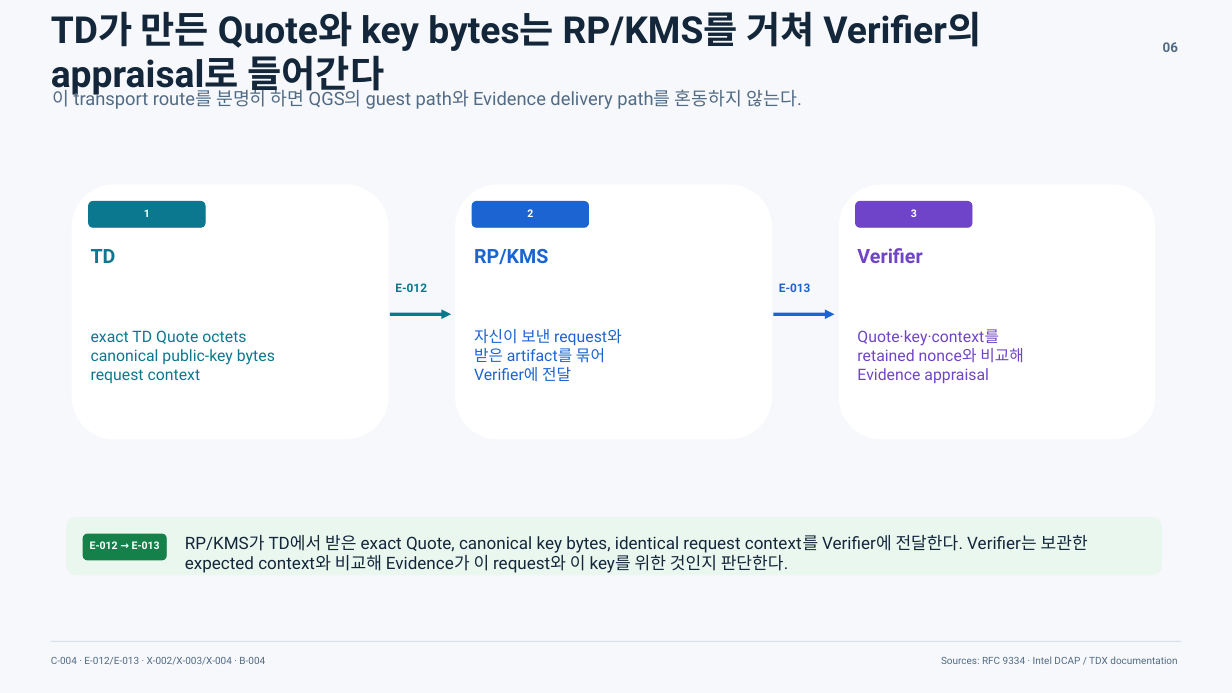
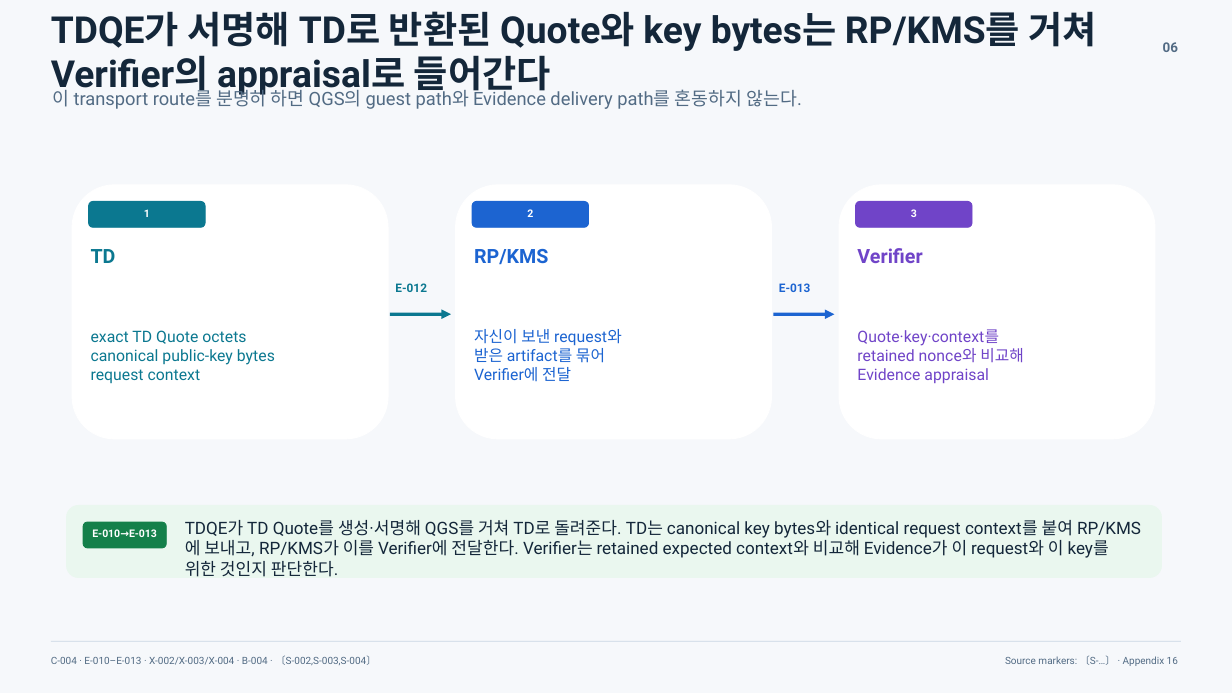
Before and after one commit to bitboom/skills, a slide deck: slide 6 of examples/intel-rats/to-deck-prose-v2/final/structural/intel-tdx-attestation-prose-structural.pptx. Drawn at 1232x693 pixels with LibreOffice and Linux fonts; fonts in the diff are those of the drawing. Boxes give left, top, right and bottom in pixels: in the first picture for what was removed or moved away, otherwise in the second. Text is boxed around its words. In the diff, an @@ line names an element or a change of style, - is before the commit and + after.

```diff
--- a/examples/intel-rats/to-deck-prose-v2/final/structural/intel-tdx-attestation-prose-structural.pptx
+++ b/examples/intel-rats/to-deck-prose-v2/final/structural/intel-tdx-attestation-prose-structural.pptx
@@ text at [51,11,1097,98]: text changed @@
-TD가 만든 Quote와 key bytes는 RP/KMS를 거쳐 Verifier의 appraisal로 들어간다
+TDQE가 서명해 TD로 반환된 Quote와 key bytes는 RP/KMS를 거쳐 Verifier의 appraisal로 들어간다
@@ rounded rectangle: place and size @@
-rounded rectangle at [67,518,1162,575]
+rounded rectangle at [67,506,1162,578]
@@ rounded rectangle: place and size @@
-rounded rectangle at [83,534,166,560]
+rounded rectangle at [83,522,166,548]
@@ text at [92,529,157,537]: text changed @@
-E-012 → E-013
+E-010→E-013
@@ text at [185,520,1141,577]: text changed @@
-RP/KMS가 TD에서 받은 exact Quote, canonical key bytes, identical request context를 Verifier에 전달한다. Verifier는 보관한 expected context와 비교해 Evidence가 이 request와 이 key를 위한 것인지 판단한다.
+TDQE가 TD Quote를 생성·서명해 QGS를 거쳐 TD로 돌려준다. TD는 canonical key bytes와 identical request context를 붙여 RP/KMS에 보내고, RP/KMS가 이를 Verifier에 전달한다. Verifier는 retained expected context와 비교해 Evidence가 이 request와 이 key를 위한 것인지 판단한다.
@@ text at [51,655,377,665]: text changed @@
-C-004 · E-012/E-013 · X-002/X-003/X-004 · B-004
+C-004 · E-010–E-013 · X-002/X-003/X-004 · B-004 · 〔S-002,S-003,S-004〕
@@ text at [1005,656,1178,666]: text changed @@
-Sources: RFC 9334 · Intel DCAP / TDX documentation
+Source markers: 〔S-…〕 · Appendix 16
```
Also in this commit, not shown: 13 other slides changed, 2 slides added, 1 slide removed, 44 other files.
